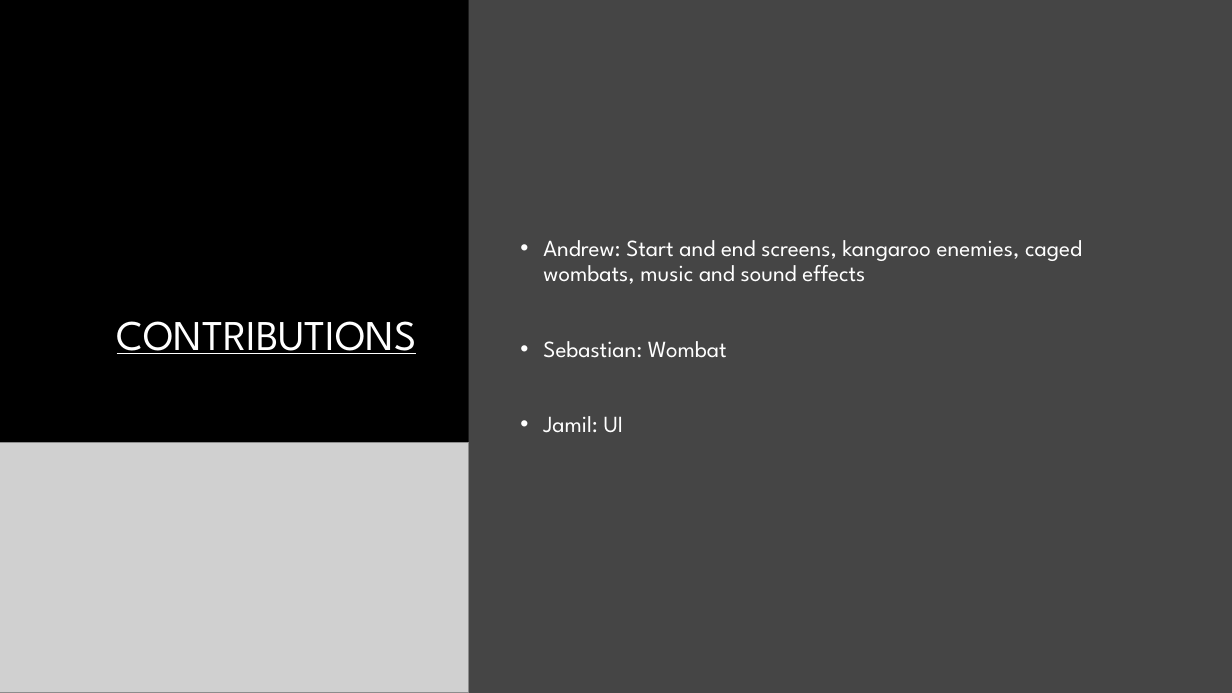
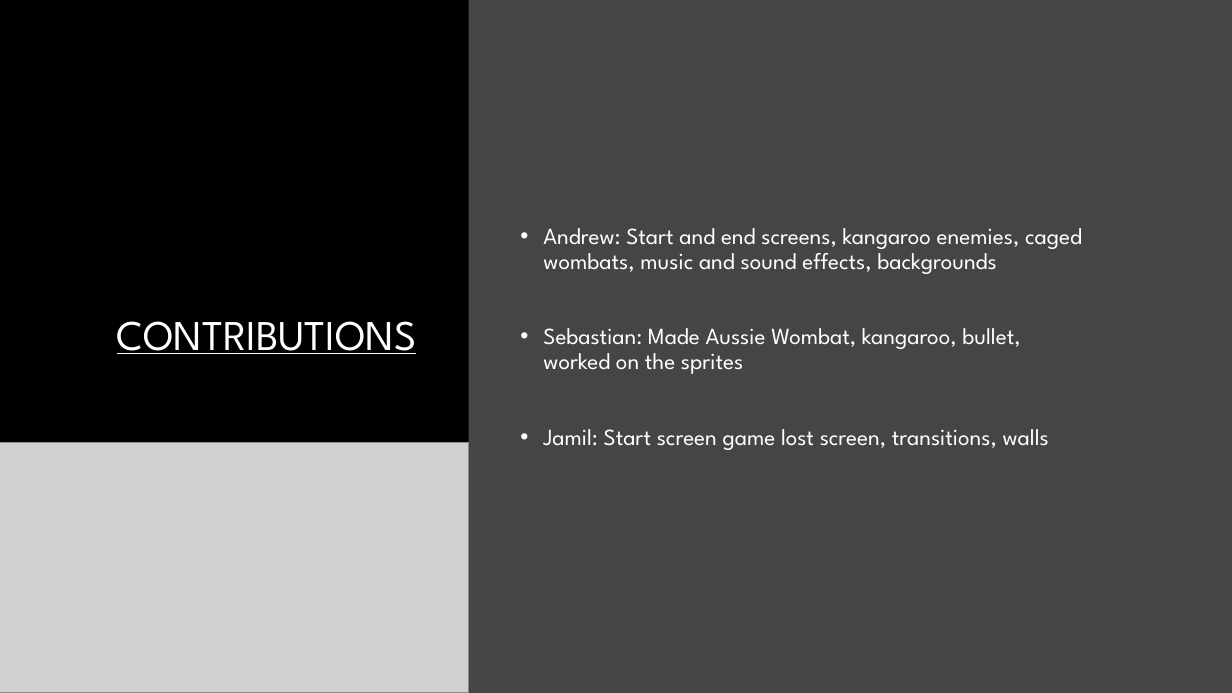
Before and after one commit to RuustyBucket/Game-Project, a slide deck: slide 4 of Wombat Runner.pptx. Drawn at 1232x693 pixels with LibreOffice and Linux fonts; fonts in the diff are those of the drawing; grey boxes stand for pictures; background and template pictures are left out. Boxes give left, top, right and bottom in pixels: in the first picture for what was removed or moved away, otherwise in the second. Text is boxed around its words. In the diff, an @@ line names an element or a change of style, - is before the commit and + after.

```diff
--- a/Wombat Runner.pptx
+++ b/Wombat Runner.pptx
@@ text at (543,228,1082,450): text changed @@
-• Andrew: Start and end screens, kangaroo enemies, caged wombats, music and sound effects
-• Sebastian: Wombat
-• Jamil: UI
+• Andrew: Start and end screens, kangaroo enemies, caged wombats, music and sound effects, backgrounds
+• Sebastian: Made Aussie Wombat, kangaroo, bullet, worked on the sprites
+• Jamil: Start screen game lost screen, transitions, walls
```
Also in this commit, not shown: 2 other slides changed, 33 other files.
